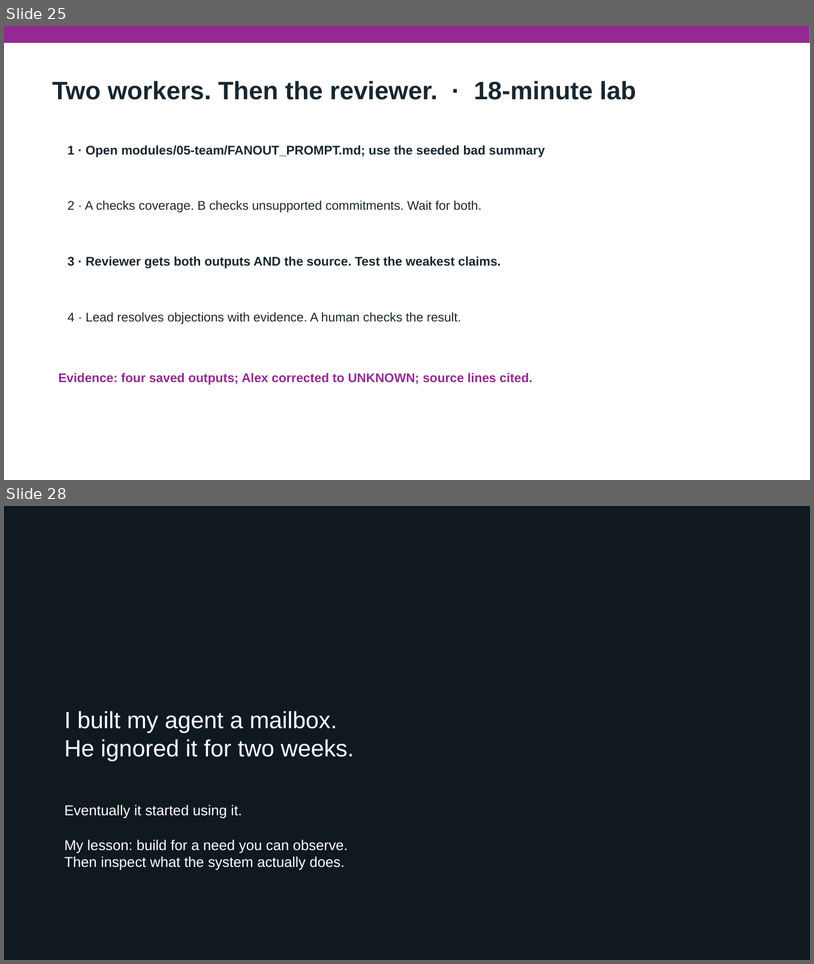
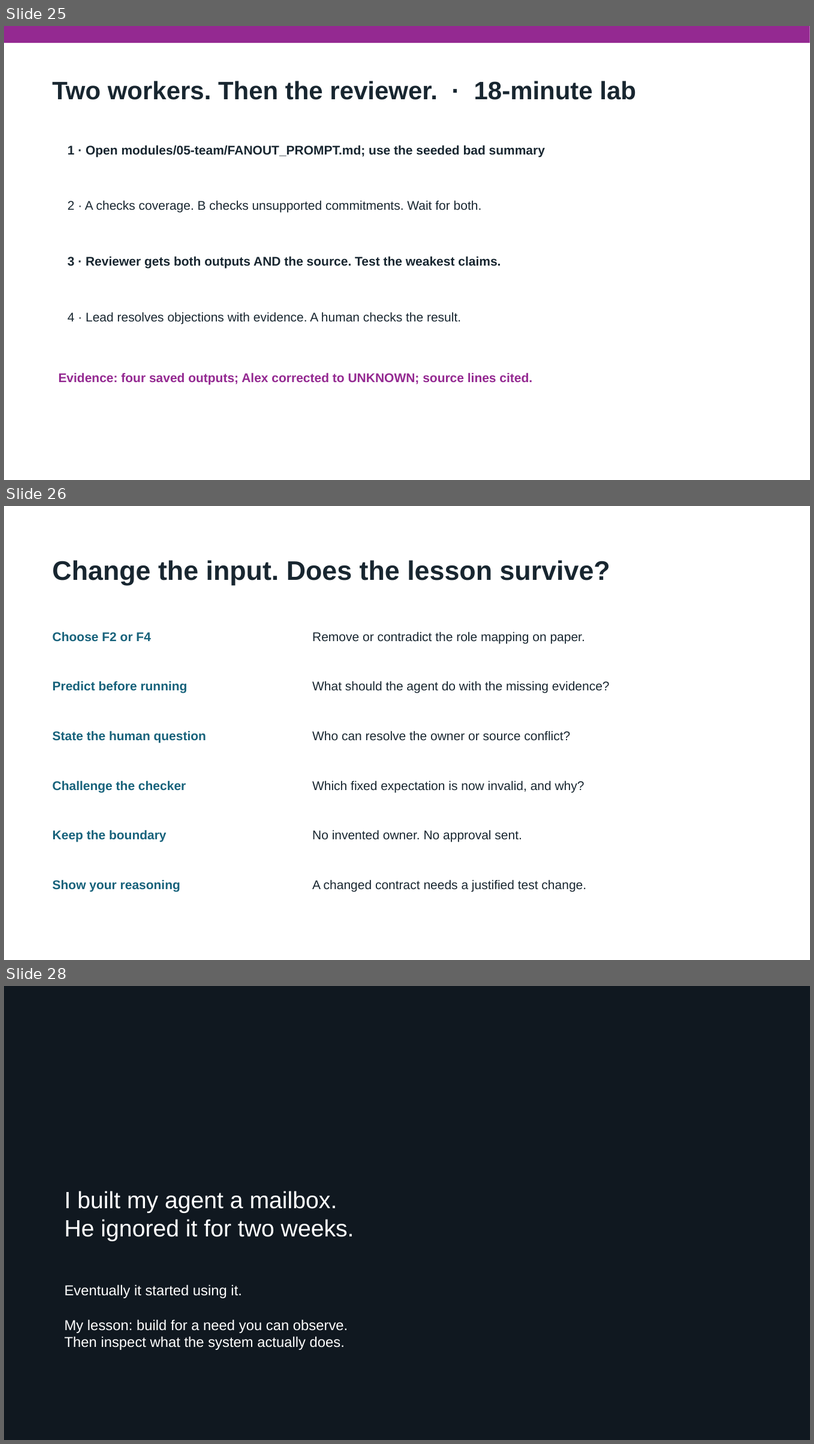
Before and after one commit to heathriel/first-agent-workshop, a slide deck: presentation/build-your-first-agent-workflow-deck.pptx. Shown one above the other, each under a label of ours: slides 25 and 28 before the commit, slides 25, 26 and 28 after it; the slides between them are not shown. The pictures are 814x964 and 814x1444 pixels, drawn with LibreOffice and Linux fonts; fonts in the diff are those of the drawing. Boxes give left, top, right and bottom in pixels: in the first picture for what was removed or moved away, otherwise in the second. Text is boxed around its words. In the diff, an @@ line names an element or a change of style, - is before the commit and + after.

Commit message:
Teach tool decisions, checker blind spots, and transfer through adversarial exercises

```diff
--- a/presentation/build-your-first-agent-workflow-deck.pptx
+++ b/presentation/build-your-first-agent-workflow-deck.pptx
@@ slide 26 added at [4,506,810,960], background #FFFFFF @@
@@ text added at [52,560,611,585], 32 pt, text #182630, bold @@
+Change the input. Does the lesson survive?
@@ text added at [53,631,150,642], 15 pt, text #17627B, bold @@
+Choose F2 or F4
@@ text added at [312,631,585,643], 15 pt, text #182630 @@
+Remove or contradict the role mapping on paper.
@@ text added at [53,681,188,693], 15 pt, text #17627B, bold @@
+Predict before running
@@ text added at [312,681,610,693], 15 pt, text #182630 @@
+What should the agent do with the missing evidence?
@@ text added at [53,730,206,742], 15 pt, text #17627B, bold @@
+State the human question
@@ text added at [312,730,570,741], 15 pt, text #182630 @@
+Who can resolve the owner or source conflict?
@@ text added at [53,780,186,792], 15 pt, text #17627B, bold @@
+Challenge the checker
@@ text added at [312,780,585,792], 15 pt, text #182630 @@
+Which fixed expectation is now invalid, and why?
@@ text added at [53,829,167,842], 15 pt, text #17627B, bold @@
+Keep the boundary
@@ text added at [312,829,522,842], 15 pt, text #182630 @@
+No invented owner. No approval sent.
@@ text added at [53,879,180,891], 15 pt, text #17627B, bold @@
+Show your reasoning
@@ text added at [312,879,587,891], 15 pt, text #182630 @@
+A changed contract needs a justified test change.
```
Also in this commit, not shown: 3 slides changed, 1 slide removed, 15 other files.
